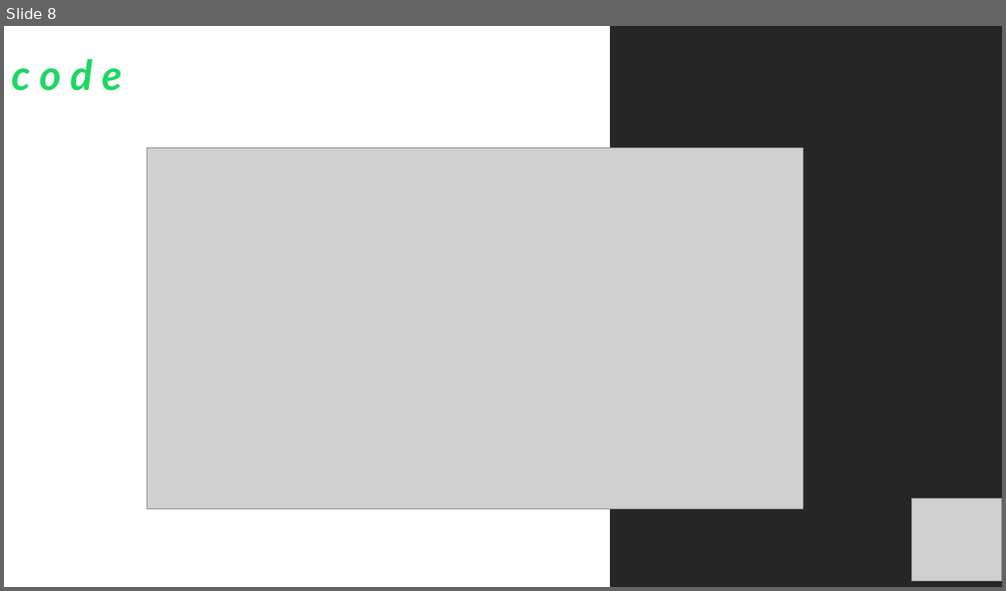
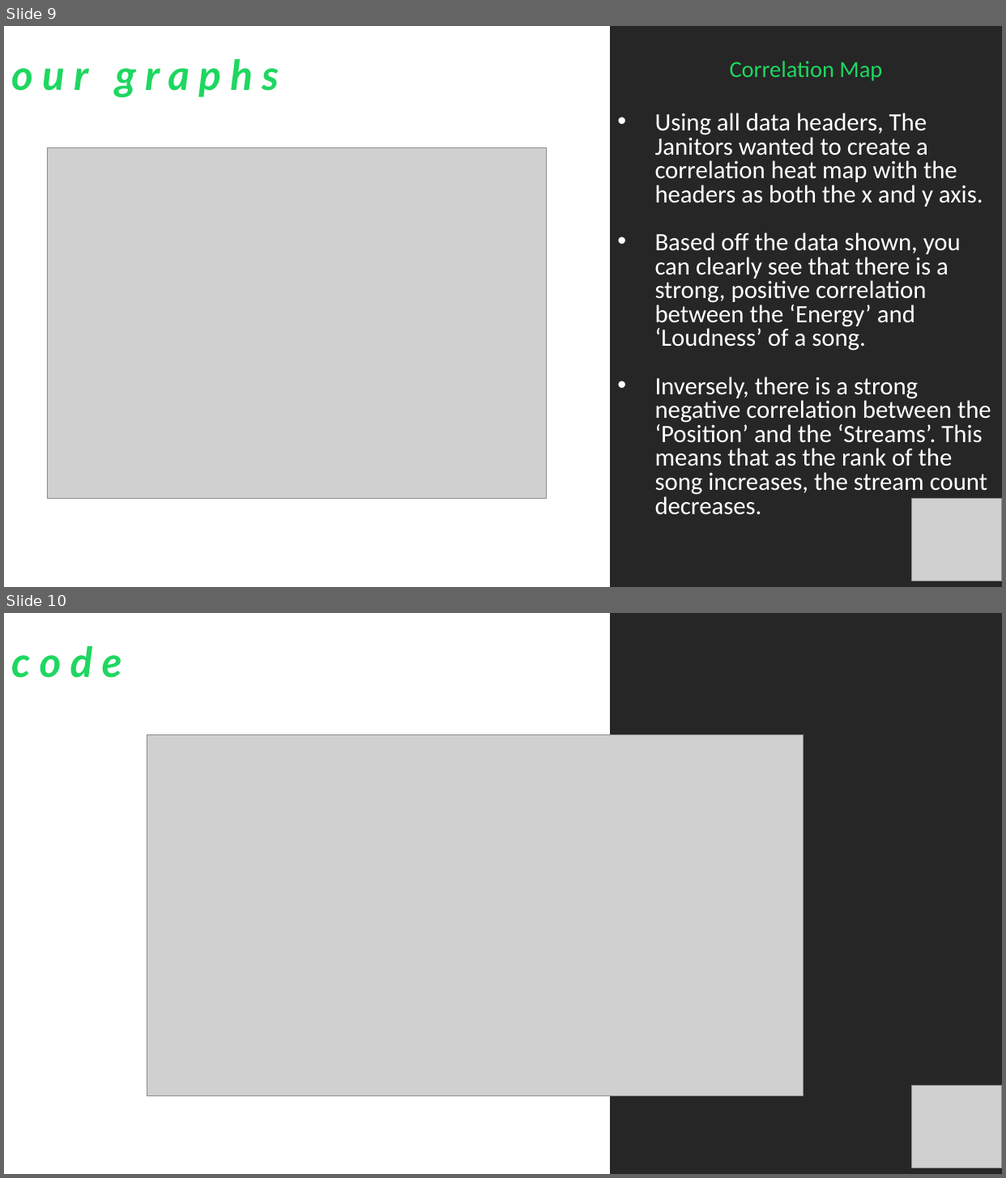
Before and after one commit to iastanehasl/Project-One, a slide deck: Spotipy Presentation 10.27.pptx. Shown one above the other, each under a label of ours: slide 8 before the commit, slides 9 and 10 after it. The pictures are 1006x591 and 1006x1178 pixels, drawn with LibreOffice and Linux fonts; fonts in the diff are those of the drawing; grey boxes stand for pictures. Boxes give left, top, right and bottom in pixels: in the first picture for what was removed or moved away, otherwise in the second. Text is boxed around its words. In the diff, an @@ line names an element or a change of style, - is before the commit and + after.

```diff
--- a/Spotipy Presentation 10.27.pptx
+++ b/Spotipy Presentation 10.27.pptx
@@ slide 9 added at box(4, 26, 1002, 587), background #FFFFFF @@
@@ rectangle added at box(611, 26, 1002, 587), fill #262626 @@
@@ text added at box(11, 59, 279, 97), 40 pt, text #1ED760, bold, italic @@
+o u r g r a p h s
@@ text added at box(655, 61, 991, 515), 24.1 pt, text #FFFFFF @@
+Correlation Map
+• Using all data headers, The Janitors wanted to create a correlation heat map with the headers as both the x and y axis.
+• Based off the data shown, you can clearly see that there is a strong, positive correlation between the ‘Energy’ and ‘Loudness’ of a song.
+• Inversely, there is a strong negative correlation between the ‘Position’ and the ‘Streams’. This means that as the rank of the song increases, the stream count decreases.
@@ picture added at box(48, 148, 547, 498) @@
@@ picture added at box(911, 498, 1002, 582) @@
@@ what was slide 8 is now slide 10 @@
```
Also in this commit, not shown: 10 slides changed, 3 other slides added, 1 other file.
